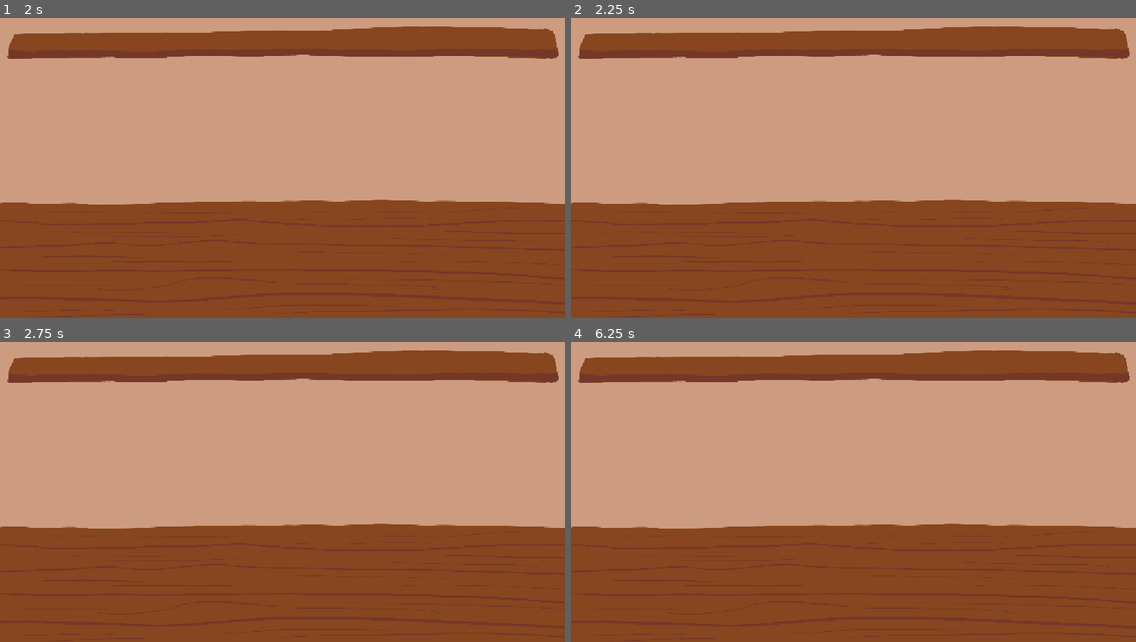
Above: before the commit, frames 1-4 (two rows, left to right).
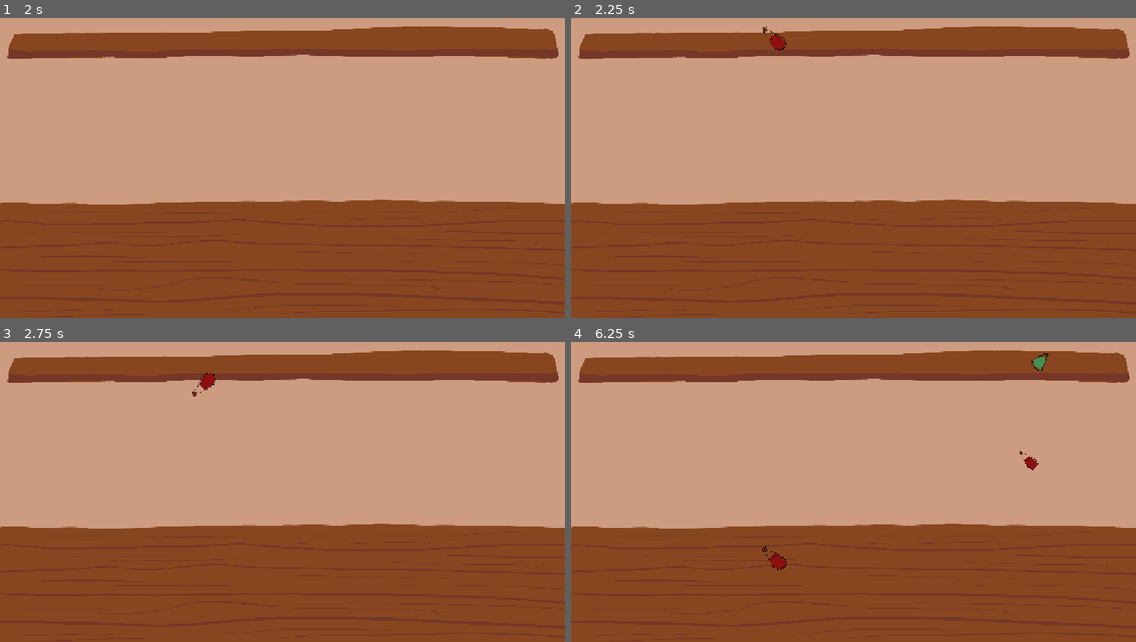
Above: after the commit, the same moments.

Repository: ecleaver/GoDot-GameCourse
Game: Godot game, scene res://Scenes/Game/Game.tscn
Same seed, same stepped clock (60 frames per second), same inputs: the game is played once before the commit and once after it.
Inputs:
- Up to frame 1 (2 s): tap Enter at 0.5 s; tap Space at 1.25 s
- Up to frame 2 (2.25 s): tap Enter at 2 s
- Up to frame 3 (2.75 s): no input
- Up to frame 4 (6.25 s): tap Space at 2.75 s

Frame 1 is identical in both runs. In frame 2, 0.1% of the frame differs, in the area x 33-39%, y 2-11%; in frame 3, 0.1%; in frame 4, 0.3%, in the area x 33-85%, y 3-77%.

Commit message:
Added randominzation

Diff:
--- a/Droper-Game/Scenes/Game/Game.tscn
+++ b/Droper-Game/Scenes/Game/Game.tscn
@@ -10,3 +10,7 @@
 position = Vector2(575.50006, 325.25003)
 scale = Vector2(0.29973957, 0.30069444)
 texture = ExtResource("1_rdw05")
+
+[node name="Spawn" type="Timer" parent="." unique_id=1532684283]
+
+[connection signal="timeout" from="Spawn" to="." method="_on_dice_timer_timeout"]
--- a/Droper-Game/Scripts/Bottle.gd
+++ b/Droper-Game/Scripts/Bottle.gd
@@ -3,6 +3,7 @@
 @onready var bottles: Bottles = %Bottles
 
 signal game_over
+
 
 # Called when the node enters the scene tree for the first time.
 func _ready() -> void:
--- a/Droper-Game/Scripts/Game.gd
+++ b/Droper-Game/Scripts/Game.gd
@@ -1,13 +1,33 @@
 extends Node2D
+# preload allows the resource to be loaded at comple time
 const BOTTLE = preload("uid://dxywco7xxb2cr")
+@onready var spawn_timer: Timer = $Spawn
+@onready var  spawn_time: float = 2.0
 
 func _physics_process(delta: float) -> void:
 
 	pass
 
 func _ready() -> void:
+	spawn_timer.start(spawn_time)
 	pass
 
+func spawn_bottle() -> void:
+	var new_bottle : Bottle = BOTTLE.instantiate()
+	new_bottle.game_over.connect(_on_bottle_game_over)
+	var random_size : float = randf_range(.2, .4)
+	new_bottle.scale = Vector2(random_size, random_size)
+	var rand_postion_x : float = randf_range(50, 1000)
+	new_bottle.position = Vector2(rand_postion_x, 50)
+	add_child(new_bottle)
+	pass
 
 func _on_bottle_game_over() ->void:
 	print("game over")
+
+
+
+
+func _on_dice_timer_timeout() -> void:
+	spawn_bottle()
+	pass # Replace with function body.
Not shown, changed: README.md
